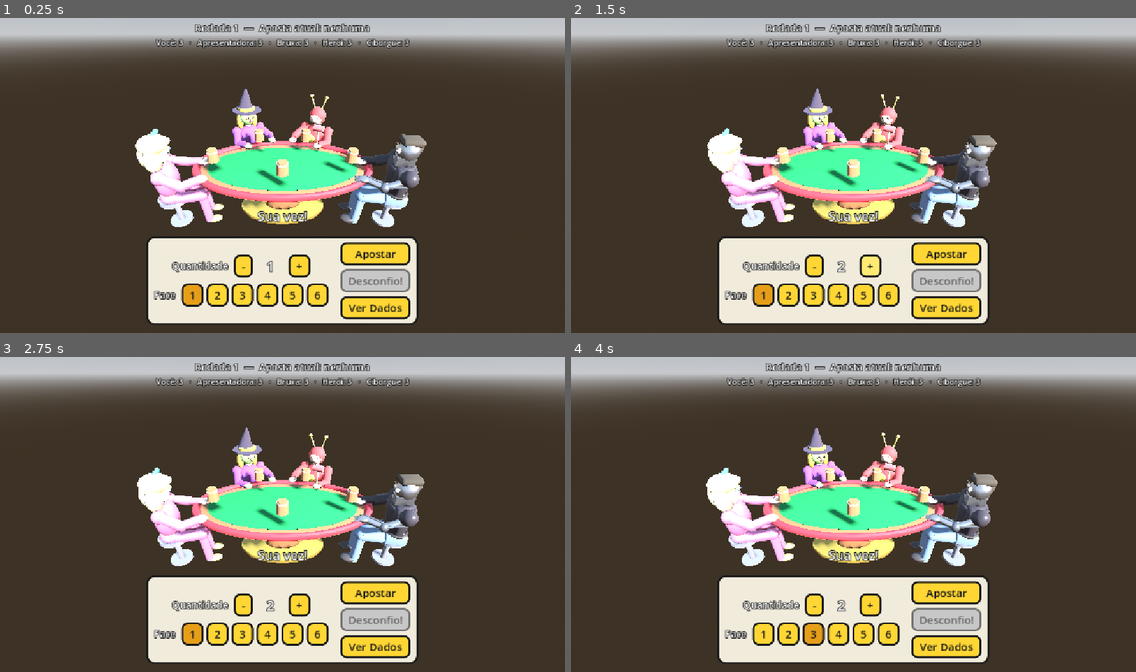
Above: before the commit, frames 1-4 (two rows, left to right).
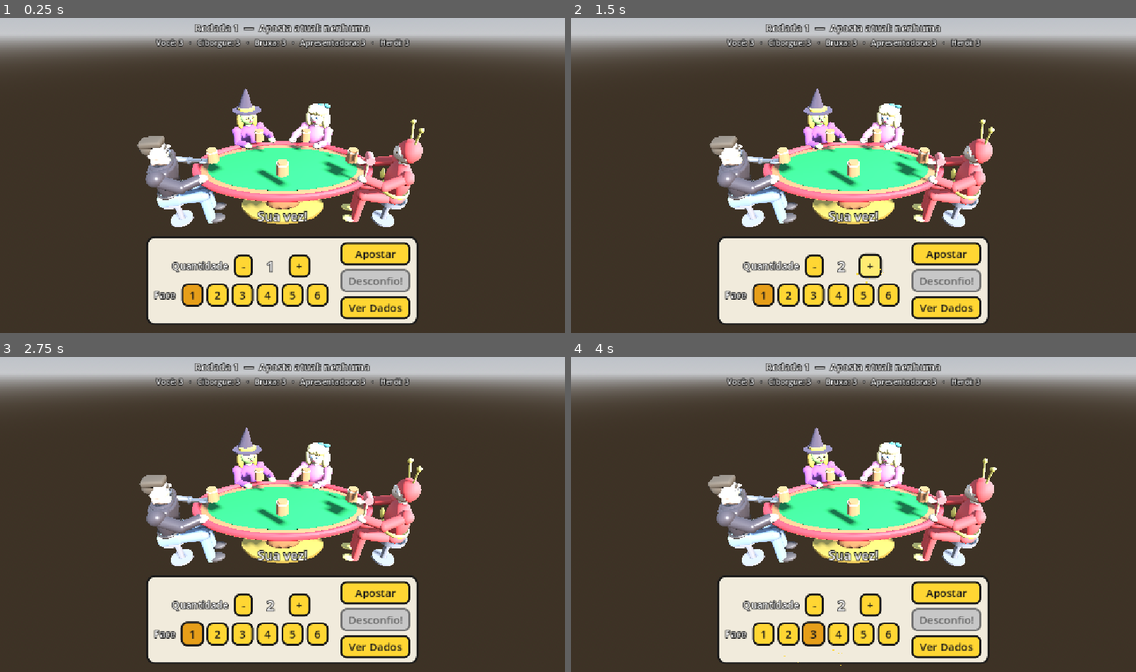
Above: after the commit, the same moments.

Repository: thiegoabcsampaio/DadinhoComico
Game: Godot game, scene res://Scenes/Main.tscn
Same seed, same stepped clock (60 frames per second), same inputs: the game is played once before the commit and once after it.
Inputs:
- Up to frame 1 (0.25 s): no input
- Up to frame 2 (1.5 s): click "-" at 0.5 s; click "+" at 1.25 s
- Up to frame 3 (2.75 s): click "1" at 2 s
- Up to frame 4 (4 s): click "2" at 2.75 s; click "3" at 3.5 s

The runs differ from the first frame. In frame 1, 5.2% of the frame differs, in the area x 23-76%, y 6-66%; in frame 2, 5.3%; in frame 3, 5.2%; in frame 4, 5.3%, in the area x 23-76%, y 6-98%.

Commit message:
feat: bloco B (Opus) - olhar para o jogador, troca de cadeiras, zoom dos dados e game feel
B1 - Olhar para o jogador ao falar
- Scripts/OlharModifier.gd: SkeletonModifier3D proprio que gira so o osso
  "head" na direcao de um alvo, decompondo em guinada (62 graus) e
  inclinacao (34 graus), por cima da animacao, entao o balanco do Idle
  continua. O LookAtModifier3D nativo do 4.7.2 nao teve efeito neste
  projeto (roda e resolve osso e alvo, mas nao altera a pose)
- NpcController.olhar_para() liga e desliga a influencia com tween;
  Main._falar() chama a cada balao, com a duracao do balao

B2 - Troca de cadeiras
- Main._sortear_assentos(): os 4 NPCs sao reparentados entre Assento1..4
  no inicio da partida, herdando a rotacao do assento. Fisher-Yates com o
  RNG de Main, para o export `semente` continuar reproduzindo a partida
- PERFIS passa a ser indexado por nome de personagem, nao por assento

B3 - Zoom dos dados
- MesaController.posicao_copo(); HudController.animar_dados() faz os dados
  voarem do copo ate o painel "Seus dados" e voltarem ao esconder
- Nova camada "Efeitos" na HUD (ultimo filho) para o que precisa ficar
  acima dos paineis; %Baloes e o primeiro filho e desenha atras

B4 - Game feel do painel
- Botoes crescem no hover, afundam no clique com retorno elastico, soltam
  faiscas (CPUParticles2D) e tocam Clique.wav
- Assets/Audio/SFX/Clique.wav sintetizado por tools/GerarSfx.tscn

Ferramentas: tools/DumpTree.tscn (arvore, ossos e animacoes) e novos modos
em tools/Screenshot.tscn (zoom, feel, olhar, assentos, rosto).
Validado headless (1800 quadros sem erro) e por captura em cada item.

Co-Authored-By: Claude Opus 5 <noreply@anthropic.com>
Claude-Session: https://claude.ai/code/session_01KrJF875Dizs3zvuj1SFffF

Diff:
--- a/Scripts/HudController.gd
+++ b/Scripts/HudController.gd
@@ -18,6 +18,14 @@
 
 const CENA_BALAO := preload("res://Scenes/BalaoDialogo.tscn")
 const DURACAO_BALAO := 2.5
+
+## Ver Dados: tempo do voo dos dados entre a mesa e o painel.
+const DURACAO_ZOOM := 0.4
+## Tamanho do ícone de dado que voa.
+const TAMANHO_DADO := Vector2(44.0, 44.0)
+## Botões crescem este tanto sob o mouse.
+const ESCALA_HOVER := 1.08
+const DURACAO_HOVER := 0.12
 
 @onready var _label_info: Label = %LabelInfo
 @onready var _label_mesa: Label = %LabelDadosMesa
@@ -48,6 +56,10 @@
 var _vez_ativa := false
 var _quantidade := 1
 var _face := DiceSystem.FACE_MIN
+## Ícones de dado em voo entre a mesa e o painel.
+var _dados_voando: Array[Control] = []
+## Camada acima dos painéis, para efeitos que não podem ficar escondidos.
+var _camada_efeitos: Control
 
 
 func _t(chave: String) -> String:
@@ -81,7 +93,151 @@
 		ver_dados_alternado.emit(ativo))
 	_painel_dados.visible = false
 	_label_status.text = ""
+	_criar_camada_efeitos()
+	_preparar_game_feel()
 	habilitar_vez(false)
+
+
+## Os balões ficam atrás dos painéis (nó %Baloes, primeiro filho). Dados em
+## voo e faíscas precisam do contrário, então vão numa camada criada por
+## último, que é desenhada por cima de tudo.
+func _criar_camada_efeitos() -> void:
+	_camada_efeitos = Control.new()
+	_camada_efeitos.name = "Efeitos"
+	_camada_efeitos.mouse_filter = Control.MOUSE_FILTER_IGNORE
+	add_child(_camada_efeitos)
+	_camada_efeitos.set_anchors_preset(Control.PRESET_FULL_RECT)
+
+
+# ------------------------------------------------------ Game feel dos botões
+
+## Todo botão cresce sob o mouse, afunda no clique, solta faíscas e toca um
+## clique. Só reação visual: quem decide o que a jogada faz continua sendo
+## quem ouve os sinais.
+func _preparar_game_feel() -> void:
+	for botao in _botoes():
+		_centralizar_pivo(botao)
+		botao.resized.connect(_centralizar_pivo.bind(botao))
+		botao.mouse_entered.connect(_escalar_botao.bind(botao, ESCALA_HOVER))
+		botao.mouse_exited.connect(_escalar_botao.bind(botao, 1.0))
+		botao.pressed.connect(_ao_clicar_botao.bind(botao))
+
+
+func _botoes() -> Array[Button]:
+	var lista: Array[Button] = [
+		_botao_menos, _botao_mais, _botao_apostar, _botao_dudo,
+		_botao_ver_dados, _botao_acelerar, _botao_encerrar,
+	]
+	for face in _faces.get_children():
+		lista.append(face as Button)
+	return lista
+
+
+## O botão precisa escalar a partir do centro, não do canto.
+func _centralizar_pivo(botao: Control) -> void:
+	botao.pivot_offset = botao.size * 0.5
+
+
+func _escalar_botao(botao: Button, escala: float) -> void:
+	if botao.disabled and escala > 1.0:
+		return
+	var tween := create_tween()
+	tween.tween_property(botao, "scale", Vector2.ONE * escala, DURACAO_HOVER) \
+		.set_trans(Tween.TRANS_BACK).set_ease(Tween.EASE_OUT)
+
+
+func _ao_clicar_botao(botao: Button) -> void:
+	Sfx.tocar("Clique", -6.0)
+	botao.scale = Vector2.ONE * 0.9
+	var tween := create_tween()
+	tween.tween_property(botao, "scale", Vector2.ONE * ESCALA_HOVER, 0.22) \
+		.set_trans(Tween.TRANS_ELASTIC).set_ease(Tween.EASE_OUT)
+	_faiscas(botao.get_global_rect().get_center())
+
+
+## Faíscas curtas no ponto do clique.
+func _faiscas(posicao: Vector2) -> void:
+	var particulas := CPUParticles2D.new()
+	particulas.amount = 8
+	particulas.lifetime = 0.5
+	particulas.one_shot = true
+	particulas.explosiveness = 1.0
+	particulas.direction = Vector2.UP
+	particulas.spread = 180.0
+	particulas.initial_velocity_min = 90.0
+	particulas.initial_velocity_max = 170.0
+	particulas.gravity = Vector2(0.0, 240.0)
+	particulas.scale_amount_min = 2.0
+	particulas.scale_amount_max = 4.0
+	particulas.color = Color(1.0, 0.85, 0.25)
+	_camada_efeitos.add_child(particulas)
+	particulas.global_position = posicao
+	particulas.emitting = true
+	get_tree().create_timer(particulas.lifetime + 0.2).timeout.connect(particulas.queue_free)
+
+
+# --------------------------------------------------- Zoom dos dados (Ver Dados)
+
+## Leva os dados do jogador do copo na mesa até o painel "Seus dados"
+## ([entrando] verdadeiro) ou de volta ao copo. [origem] é a posição do copo
+## no mundo; [faces] são as faces reais, as mesmas que o copo 3D mostra.
+func animar_dados(origem: Vector3, faces: Array, entrando: bool) -> void:
+	_limpar_dados_voando()
+	if _camera == null or faces.is_empty() or origem == Vector3.ZERO:
+		return
+	if _camera.is_position_behind(origem):
+		return
+
+	var na_mesa := _camera.unproject_position(origem) - TAMANHO_DADO * 0.5
+	var centro_painel := _painel_dados.get_global_rect().get_center()
+	for i in faces.size():
+		var icone := _criar_icone_dado(int(faces[i]))
+		_camada_efeitos.add_child(icone)
+		_dados_voando.append(icone)
+
+		var lado := (float(i) - (faces.size() - 1) * 0.5) * (TAMANHO_DADO.x + 6.0)
+		var no_painel := centro_painel + Vector2(lado, 0.0) - TAMANHO_DADO * 0.5
+		icone.position = na_mesa if entrando else no_painel
+		icone.scale = Vector2.ONE * (0.3 if entrando else 1.0)
+		icone.modulate.a = 0.0
+
+		var tween := create_tween()
+		tween.tween_interval(i * 0.07)
+		tween.tween_property(icone, "modulate:a", 1.0, 0.12)
+		tween.parallel().tween_property(icone, "position", no_painel if entrando else na_mesa, DURACAO_ZOOM) \
+			.set_trans(Tween.TRANS_BACK).set_ease(Tween.EASE_OUT)
+		tween.parallel().tween_property(icone, "scale", Vector2.ONE * (1.0 if entrando else 0.3), DURACAO_ZOOM)
+		tween.tween_interval(0.12)
+		tween.tween_property(icone, "modulate:a", 0.0, 0.22)
+		tween.tween_callback(icone.queue_free)
+
+
+func _limpar_dados_voando() -> void:
+	for icone in _dados_voando:
+		if is_instance_valid(icone):
+			icone.queue_free()
+	_dados_voando.clear()
+
+
+## Dado desenhado como no seletor de faces: número escuro em ficha clara.
+func _criar_icone_dado(face: int) -> Label:
+	var icone := Label.new()
+	icone.text = str(face)
+	icone.size = TAMANHO_DADO
+	icone.custom_minimum_size = TAMANHO_DADO
+	icone.pivot_offset = TAMANHO_DADO * 0.5
+	icone.horizontal_alignment = HORIZONTAL_ALIGNMENT_CENTER
+	icone.vertical_alignment = VERTICAL_ALIGNMENT_CENTER
+	icone.mouse_filter = Control.MOUSE_FILTER_IGNORE
+	icone.add_theme_font_size_override("font_size", 26)
+	icone.add_theme_color_override("font_color", Color(0.12, 0.1, 0.08))
+	var caixa := StyleBoxFlat.new()
+	caixa.bg_color = Color(0.99, 0.86, 0.35)
+	caixa.border_color = Color(0.15, 0.12, 0.1)
+	caixa.set_border_width_all(3)
+	caixa.set_corner_radius_all(9)
+	icone.add_theme_stylebox_override("normal", caixa)
+	return icone
 
 
 ## [ancoras]: jogador_id -> Node3D onde o balão de fala se prende.
--- a/Scripts/Main.gd
+++ b/Scripts/Main.gd
@@ -7,12 +7,13 @@
 ## manda para os balões. Entre rodadas dá tempo para ler a revelação.
 
 const JOGADOR_HUMANO := 0
-## Perfil de NPC por assento; o assento 0 é o humano.
+## Perfil por personagem, achado pelo nome do nó em Scenes/NPCs/.
+## O assento de cada um é sorteado a cada partida (ver [method _sortear_assentos]).
 const PERFIS := {
-	1: preload("res://Resources/NPCProfiles/Apresentadora.tres"),
-	2: preload("res://Resources/NPCProfiles/Bruxa.tres"),
-	3: preload("res://Resources/NPCProfiles/Heroi.tres"),
-	4: preload("res://Resources/NPCProfiles/Ciborgue.tres"),
+	"Apresentadora": preload("res://Resources/NPCProfiles/Apresentadora.tres"),
+	"Bruxa": preload("res://Resources/NPCProfiles/Bruxa.tres"),
+	"Heroi": preload("res://Resources/NPCProfiles/Heroi.tres"),
+	"Ciborgue": preload("res://Resources/NPCProfiles/Ciborgue.tres"),
 }
 
 ## Pausa antes de cada jogada de NPC, para o jogador acompanhar.
@@ -44,10 +45,16 @@
 
 
 func _ready() -> void:
+	if semente != 0:
+		_rng.seed = semente
+	else:
+		_rng.randomize()
+	_sortear_assentos()
+
 	var ids: Array[int] = [JOGADOR_HUMANO]
 	var nomes := { JOGADOR_HUMANO: DialogueLoader.get_text("ui", "nome_jogador") }
-	for assento in PERFIS:
-		var perfil: NpcProfile = PERFIS[assento]
+	for assento in _controladores:
+		var perfil: NpcProfile = PERFIS[_controladores[assento].name]
 		ids.append(assento)
 		nomes[assento] = perfil.nome
 		_ias[assento] = NpcAI.new(perfil, semente + assento if semente != 0 else 0)
@@ -55,14 +62,9 @@
 
 	jogo.iniciar_jogo(ids, DiceSystem.DADOS_INICIAIS, semente, nomes)
 
-	_rng.randomize()
 	var ancoras := {}
 	for id in ids:
-		var assento: Node3D = assentos.get_node("Assento%d" % id)
-		ancoras[id] = assento
-		for filho in assento.get_children():
-			if filho is NpcController:
-				_controladores[id] = filho
+		ancoras[id] = assentos.get_node("Assento%d" % id)
 	hud.configurar(jogo, JOGADOR_HUMANO, camera, ancoras)
 
 	hud.aposta_solicitada.connect(_ao_humano_apostar)
@@ -84,6 +86,39 @@
 	Engine.time_scale = 1.0
 
 
+## Embaralha os 4 NPCs entre os assentos 1..4 no início da partida, para
+## que a mesa não seja sempre a mesma. A rotação que vira o personagem
+## para o centro está no nó do NPC, então ela pertence ao assento: o
+## transform de cada assento é guardado antes e reaplicado ao novo dono.
+## O assento 0 é sempre o humano e fica de fora. Preenche [_controladores].
+func _sortear_assentos() -> void:
+	var npcs: Array[NpcController] = []
+	## nome do assento -> transform do NPC que estava nele
+	var poses := {}
+	for assento in assentos.get_children():
+		for filho in assento.get_children():
+			if filho is NpcController:
+				npcs.append(filho)
+				poses[assento.name] = filho.transform
+
+	# Fisher-Yates com o RNG local, para a semente continuar reproduzindo
+	# a mesma partida (dados, decisões e agora também os lugares).
+	for i in range(npcs.size() - 1, 0, -1):
+		var j := _rng.randi_range(0, i)
+		var troca := npcs[i]
+		npcs[i] = npcs[j]
+		npcs[j] = troca
+
+	for i in npcs.size():
+		var npc := npcs[i]
+		var assento: Node3D = assentos.get_node("Assento%d" % (i + 1))
+		if npc.get_parent() != assento:
+			npc.get_parent().remove_child(npc)
+			assento.add_child(npc)
+		npc.transform = poses[assento.name]
+		_controladores[i + 1] = npc
+
+
 ## Modo espectador: os timers de jogada/rodada respeitam Engine.time_scale,
 ## então acelerar a engine acelera a partida inteira (balões inclusive).
 func _ao_alternar_aceleracao(ativo: bool) -> void:
@@ -147,6 +182,9 @@
 		return
 	var chave: String = _ias[jogador_id].perfil.chave_dialogo
 	hud.mostrar_balao(jogador_id, DialogueLoader.get_random(chave, categoria, vars))
+	# Falou, olha para o jogador enquanto o balão estiver no ar.
+	if _controladores.has(jogador_id):
+		_controladores[jogador_id].olhar_para(camera, HudController.DURACAO_BALAO)
 
 
 func _ao_humano_apostar(quantidade: int, face: int) -> void:
@@ -159,7 +197,10 @@
 func _ao_espiar(ativo: bool) -> void:
 	if ativo and not jogo.estado.esta_em(StateManager.Estado.APOSTANDO):
 		return
-	mesa.espiar(JOGADOR_HUMANO, jogo.ver_dados(JOGADOR_HUMANO), ativo)
+	var faces := jogo.ver_dados(JOGADOR_HUMANO)
+	mesa.espiar(JOGADOR_HUMANO, faces, ativo)
+	# Os dados "voam" do copo para o painel (e voltam ao esconder).
+	hud.animar_dados(mesa.posicao_copo(JOGADOR_HUMANO), faces, ativo)
 
 
 func _ao_humano_dudo() -> void:
--- a/Scripts/MesaController.gd
+++ b/Scripts/MesaController.gd
@@ -115,6 +115,15 @@
 	tween.tween_callback(func() -> void: copo.visible = false)
 
 
+## Onde o copo de um jogador está, para efeitos que saem da mesa e vão
+## para a HUD. Vector3.ZERO quando o copo já saiu de cena.
+func posicao_copo(jogador_id: int) -> Vector3:
+	var copo := _copo(jogador_id)
+	if copo == null or not copo.visible:
+		return Vector3.ZERO
+	return copo.global_position
+
+
 func _copo(jogador_id: int) -> Node3D:
 	return _copos.get_node_or_null("Copo%d" % jogador_id) as Node3D
 
--- a/Scripts/NpcController.gd
+++ b/Scripts/NpcController.gd
@@ -11,15 +11,26 @@
 const TELLS := ["Tell_Olhar", "Tell_Cocar", "Tell_Bater"]
 const MISTURA := 0.15
 
+## Osso da cabeça no Skeleton3D importado do .glb.
+const OSSO_CABECA := "head"
+## Limite de giro da cabeça, para o pescoço não se torcer sozinho.
+const LIMITE_CABECA := 62.0
+## Tempo de entrada e de saída do olhar.
+const TRANSICAO_OLHAR := 0.35
+
 ## Animação a tocar quando a atual terminar (em vez de voltar ao Idle).
 var _proxima := ""
 var _rng := RandomNumberGenerator.new()
+## Modificador que gira só o osso da cabeça, por cima da animação.
+var _olhar: OlharModifier
+var _tween_olhar: Tween
 
 @onready var _player: AnimationPlayer = find_child("AnimationPlayer", true, false)
 
 
 func _ready() -> void:
 	_rng.randomize()
+	_preparar_olhar()
 	if _player == null:
 		push_warning("NpcController: %s sem AnimationPlayer" % name)
 		return
@@ -27,6 +38,37 @@
 		_player.get_animation(IDLE).loop_mode = Animation.LOOP_LINEAR
 		_player.play(IDLE)
 	_player.animation_finished.connect(_ao_terminar)
+
+
+## Cria o LookAtModifier3D no esqueleto. Ele roda depois da animação, então
+## o corpo continua no Idle enquanto só a cabeça acompanha o alvo. A
+## influência fica em 0 até alguém chamar [method olhar_para].
+func _preparar_olhar() -> void:
+	var esqueleto := find_child("Skeleton3D", true, false) as Skeleton3D
+	if esqueleto == null or esqueleto.find_bone(OSSO_CABECA) < 0:
+		push_warning("NpcController: %s sem osso '%s'" % [name, OSSO_CABECA])
+		return
+	_olhar = OlharModifier.new()
+	_olhar.name = "OlharCabeca"
+	_olhar.osso = OSSO_CABECA
+	_olhar.limite_guinada = LIMITE_CABECA
+	_olhar.influence = 0.0
+	esqueleto.add_child(_olhar)
+
+
+## Vira a cabeça para [alvo] (a câmera, quando o NPC fala) e volta ao
+## normal depois de [duracao]. Só a cabeça gira: o assento já aponta o
+## corpo para a mesa.
+func olhar_para(alvo: Node3D, duracao: float) -> void:
+	if _olhar == null or alvo == null:
+		return
+	_olhar.alvo = alvo
+	if _tween_olhar != null and _tween_olhar.is_valid():
+		_tween_olhar.kill()
+	_tween_olhar = create_tween()
+	_tween_olhar.tween_property(_olhar, "influence", 1.0, TRANSICAO_OLHAR)
+	_tween_olhar.tween_interval(maxf(0.0, duracao - TRANSICAO_OLHAR * 2.0))
+	_tween_olhar.tween_property(_olhar, "influence", 0.0, TRANSICAO_OLHAR)
 
 
 ## Toca uma animação pontual; ao terminar volta ao Idle.
@@ -50,6 +92,10 @@
 
 ## Deixa o modelo parado (usado quando o castigo o tira de cena).
 func congelar() -> void:
+	if _tween_olhar != null and _tween_olhar.is_valid():
+		_tween_olhar.kill()
+	if _olhar != null:
+		_olhar.influence = 0.0
 	if _player != null:
 		_player.stop()
 
--- /dev/null
+++ b/Scripts/OlharModifier.gd
@@ -0,0 +1,54 @@
+class_name OlharModifier
+extends SkeletonModifier3D
+## Gira um único osso (a cabeça) na direção de um alvo, por cima da animação.
+##
+## Filho de um Skeleton3D. Roda em [method _process_modification], depois da
+## animação e antes do desenho, então o corpo continua no Idle enquanto só a
+## cabeça acompanha o alvo. A mistura entre a pose animada e a pose girada é
+## feita pela engine através de [member SkeletonModifier3D.influence]: 0 é a
+## animação pura, 1 é a cabeça toda virada.
+##
+## O giro é decomposto em guinada (eixo Y do osso) e inclinação (eixo X),
+## sem rolagem, e cada uma tem seu limite — é assim que um pescoço se move.
+## Como o giro é aplicado por cima da pose animada, o balanço do Idle
+## continua aparecendo enquanto o personagem olha.
+##
+## O LookAtModifier3D nativo não teve efeito neste projeto (Godot 4.7.2), daí
+## este modificador próprio, que também deixa o eixo do rosto explícito.
+
+## Osso a girar.
+@export var osso := "head"
+## Para onde olhar. Sem alvo, o modificador não faz nada.
+@export var alvo: Node3D
+## Giro horizontal máximo, em graus.
+@export var limite_guinada := 62.0
+## Giro vertical máximo, em graus (o pescoço sobe e desce menos que gira).
+@export var limite_inclinacao := 34.0
+
+var _indice := -1
+
+
+func _process_modification() -> void:
+	var esqueleto := get_skeleton()
+	if esqueleto == null or alvo == null:
+		return
+	if _indice < 0:
+		_indice = esqueleto.find_bone(osso)
+		if _indice < 0:
+			return
+
+	var pose := esqueleto.get_bone_global_pose(_indice)
+	# Alvo no espaço do esqueleto, para comparar com a pose do osso.
+	var alvo_local: Vector3 = esqueleto.global_transform.affine_inverse() * alvo.global_position
+	var direcao := (alvo_local - pose.origin).normalized()
+	if direcao.length_squared() < 0.5:
+		return
+
+	# Direção do alvo no espaço do próprio osso: +Z é o rosto, +Y o topo
+	# da cabeça, +X a orelha. O rosto aponta para +Z no export do Blender.
+	var animada := pose.basis.orthonormalized()
+	var local := animada.inverse() * direcao
+	var guinada := clampf(atan2(local.x, local.z), -deg_to_rad(limite_guinada), deg_to_rad(limite_guinada))
+	var inclinacao := clampf(-asin(clampf(local.y, -1.0, 1.0)), -deg_to_rad(limite_inclinacao), deg_to_rad(limite_inclinacao))
+	var giro := Basis.from_euler(Vector3(inclinacao, guinada, 0.0))
+	esqueleto.set_bone_global_pose(_indice, Transform3D(animada * giro, pose.origin))
--- /dev/null
+++ b/tools/DumpTree.gd
@@ -0,0 +1,31 @@
+extends Node
+## Ferramenta de inspeção: imprime a árvore de uma cena, os ossos de cada
+## Skeleton3D e as animações de cada AnimationPlayer. Útil para descobrir
+## nomes de nós e de ossos dos .glb sem abrir o editor.
+##
+## Uso: godot --headless --path . tools/DumpTree.tscn -- <res://cena.tscn>
+## Sem argumento, inspeciona a cena principal.
+
+func _ready() -> void:
+	var args := OS.get_cmdline_user_args()
+	var caminho: String = args[0] if args.size() > 0 else "res://Scenes/Main.tscn"
+	var raiz: Node = load(caminho).instantiate()
+	add_child(raiz)
+	# Alguns nós só se montam depois do primeiro quadro.
+	await get_tree().process_frame
+	_imprimir(raiz, 0)
+	get_tree().quit()
+
+
+func _imprimir(no: Node, nivel: int) -> void:
+	print("  ".repeat(nivel), no.name, "  [", no.get_class(), "]")
+	if no is Skeleton3D:
+		var esqueleto := no as Skeleton3D
+		var ossos := []
+		for i in esqueleto.get_bone_count():
+			ossos.append("%d:%s" % [i, esqueleto.get_bone_name(i)])
+		print("  ".repeat(nivel + 1), "OSSOS: ", ", ".join(ossos))
+	if no is AnimationPlayer:
+		print("  ".repeat(nivel + 1), "ANIMACOES: ", (no as AnimationPlayer).get_animation_list())
+	for filho in no.get_children():
+		_imprimir(filho, nivel + 1)
--- /dev/null
+++ b/tools/DumpTree.tscn
@@ -0,0 +1,6 @@
+[gd_scene load_steps=2 format=3]
+
+[ext_resource type="Script" path="res://tools/DumpTree.gd" id="1"]
+
+[node name="DumpTree" type="Node"]
+script = ExtResource("1")
--- /dev/null
+++ b/tools/GerarSfx.gd
@@ -0,0 +1,45 @@
+extends Node
+## Gera efeitos sonoros curtos por síntese e salva em Assets/Audio/SFX/.
+## Uso: godot --headless --path . tools/GerarSfx.tscn
+## Rode de novo só se quiser recriar os arquivos; eles ficam versionados.
+
+const TAXA := 22050
+const PASTA := "res://Assets/Audio/SFX/%s.wav"
+
+
+func _ready() -> void:
+	_salvar("Clique", _clique())
+	get_tree().quit()
+
+
+## Clique seco de botão: dois senos curtos com queda rápida.
+func _clique() -> PackedFloat32Array:
+	var amostras := PackedFloat32Array()
+	var total := int(TAXA * 0.06)
+	amostras.resize(total)
+	for i in total:
+		var t := float(i) / TAXA
+		var queda := exp(-t * 90.0)
+		var onda := sin(TAU * 1400.0 * t) * 0.6 + sin(TAU * 2300.0 * t) * 0.4
+		amostras[i] = onda * queda
+	return amostras
+
+
+func _salvar(nome: String, amostras: PackedFloat32Array) -> void:
+	var pico := 0.0
+	for v in amostras:
+		pico = maxf(pico, absf(v))
+	var ganho := 0.85 / maxf(pico, 0.0001)
+	var bytes := PackedByteArray()
+	bytes.resize(amostras.size() * 2)
+	for i in amostras.size():
+		var v := int(clampf(amostras[i] * ganho, -1.0, 1.0) * 32767.0)
+		bytes.encode_s16(i * 2, v)
+	var audio := AudioStreamWAV.new()
+	audio.format = AudioStreamWAV.FORMAT_16_BITS
+	audio.mix_rate = TAXA
+	audio.stereo = false
+	audio.data = bytes
+	var caminho := PASTA % nome
+	var erro := audio.save_to_wav(caminho)
+	print(nome, " -> ", caminho, " erro=", erro, " amostras=", amostras.size())
--- /dev/null
+++ b/tools/GerarSfx.tscn
@@ -0,0 +1,6 @@
+[gd_scene load_steps=2 format=3]
+
+[ext_resource type="Script" path="res://tools/GerarSfx.gd" id="1"]
+
+[node name="GerarSfx" type="Node"]
+script = ExtResource("1")
--- a/tools/Screenshot.gd
+++ b/tools/Screenshot.gd
@@ -13,6 +13,10 @@
 	var frames: int = int(args[2]) if args.size() > 2 else 30
 
 	var main: Node3D = load("res://Scenes/Main.tscn").instantiate()
+	# Semente fixa nos modos de comparação, para o sorteio de assentos não
+	# mudar entre uma captura e outra.
+	if modo.begins_with("rosto"):
+		main.semente = 7777
 	add_child(main)
 	for i in 10:
 		await get_tree().process_frame
@@ -21,14 +25,54 @@
 			main.mesa.revelar({ 0: [1, 2, 3], 1: [4, 5, 6], 2: [6, 6], 3: [1], 4: [2, 3, 5] })
 		"castigos":
 			main.mesa.revelar({ 0: [1, 2, 3], 1: [4, 5, 6], 2: [6, 6], 3: [1], 4: [2, 3, 5] })
-			for id in main.PERFIS:
+			for id in main._controladores:
 				main._castigar(id)
 		"torta":
 			main._castigar(main.JOGADOR_HUMANO)
 		"espiar":
 			main.mesa.espiar(main.JOGADOR_HUMANO, [2, 5, 6], true)
+		"zoom":
+			# Ver Dados pelo caminho real: HUD -> Main -> mesa + zoom na HUD.
+			main.hud._botao_ver_dados.button_pressed = true
+		"feel":
+			# Mouse sobre Apostar e clique numa face: hover, som e faíscas.
+			main.hud._botao_apostar.mouse_entered.emit()
+			main.hud._faces.get_child(3).pressed.emit()
+		"olhar":
+			# Todos falam ao mesmo tempo: as cabeças devem virar para a câmera.
+			for id in main._controladores:
+				print(_angulo_cabeca(main, id, "antes"))
+				main._falar(id, "apostas", { "aposta": "2 x face 4" })
+			for i in 40:
+				await get_tree().process_frame
+			for id in main._controladores:
+				print(_angulo_cabeca(main, id, "durante"))
+		"rosto", "rosto_olhar":
+			# Câmera junto da mesa, de frente para os dois NPCs do fundo.
+			main.camera.position = Vector3(0.0, 1.45, 0.55)
+			main.camera.rotation_degrees = Vector3(-8.0, 0.0, 0.0)
+			main.hud.visible = false
+			if modo == "rosto_olhar":
+				for id in main._controladores:
+					main._controladores[id].olhar_para(main.camera, 6.0)
+		"assentos":
+			# Quem sentou em cada assento, para conferir o sorteio.
+			for id in main._controladores:
+				print("Assento%d = %s" % [id, main._controladores[id].name])
 	for i in frames:
 		await get_tree().process_frame
 	get_viewport().get_texture().get_image().save_png(destino)
 	print("screenshot salvo em ", destino)
 	get_tree().quit()
+
+
+## Ângulo entre a direção do rosto (osso head) e a direção da câmera.
+## Perto de 0 = olhando para o jogador.
+func _angulo_cabeca(main: Node3D, id: int, quando: String) -> String:
+	var npc: Node3D = main._controladores[id]
+	var esqueleto := npc.find_child("Skeleton3D", true, false) as Skeleton3D
+	var osso := esqueleto.find_bone("head")
+	var pose := esqueleto.global_transform * esqueleto.get_bone_global_pose(osso)
+	var frente: Vector3 = pose.basis.z.normalized()
+	var para_camera: Vector3 = (main.camera.global_position - pose.origin).normalized()
+	return "%-9s %-14s desvio da camera: %5.1f graus" % [quando, npc.name, rad_to_deg(frente.angle_to(para_camera))]
Not shown, added: Assets/Audio/SFX/Clique.wav.import
Not shown, added: Scripts/OlharModifier.gd.uid
Not shown, added: tools/DumpTree.gd.uid
Not shown, added: tools/GerarSfx.gd.uid
Not shown, added: Assets/Audio/SFX/Clique.wav
Not shown, changed: docs/blueprint_melhorias.md
Not shown, changed: docs/project_structure.md
